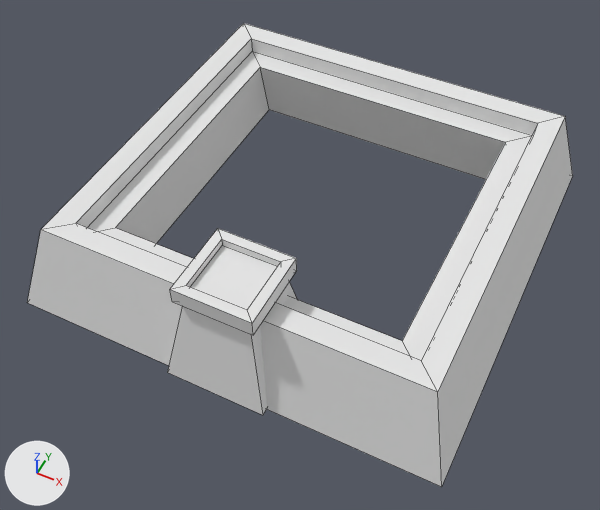
A saved change to the Blender file img sources/Blender/castle_3.blend.
Before and after are seen from a camera (50 mm lens) standing at (9.4, -21.0, 24.1) and looking at (0.0, -2.2, 0.6). Arrows for +X, +Y and +Z are at lower left; the lights stay in place. Mesh edges are drawn as thin lines.
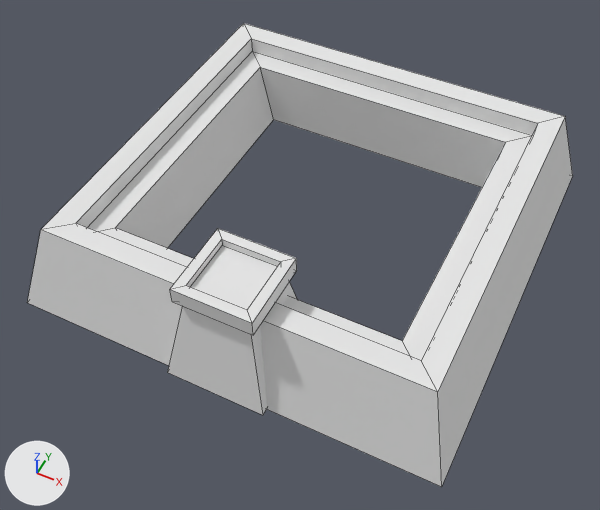
The change, as a list of edits to the scene's bpy script:
```text
Change me_cube_001:
    where me_cube_001.from_pydata(...)  # 49 vertices, 41 faces; spans x -8.2..8.1, y -8.1..8.3, z -0.4..4.0
    used by ob_cube; location = (0.0, -0.51, 0.25)
    me_cube_001 part 1
    me_cube_001.vertices[2].co: (-5.5, -5.3, -0.3) -> (-5.0, -4.8, -0.3)
    me_cube_001.vertices[3].co: (6.2, -5.3, -0.3) -> (5.0, -4.8, -0.3)
    me_cube_001.vertices[4].co: (6.3, 6.2, -0.3) -> (5.1, 5.7, -0.3)
    me_cube_001.vertices[10].co: (-5.5, 6.2, -0.3) -> (-5.0, 5.7, -0.3)  # pixel (269, 109) -> pixel (273, 119)
```

Location of each change, (x1, y1, x2, y2) in pixels of the pictures (600 x 510 px; the box of a moved part takes in the faces that stretch with it):
part 1 of me_cube_001, moved or reshaped: before (116, 67, 505, 244); after (116, 67, 505, 248)
